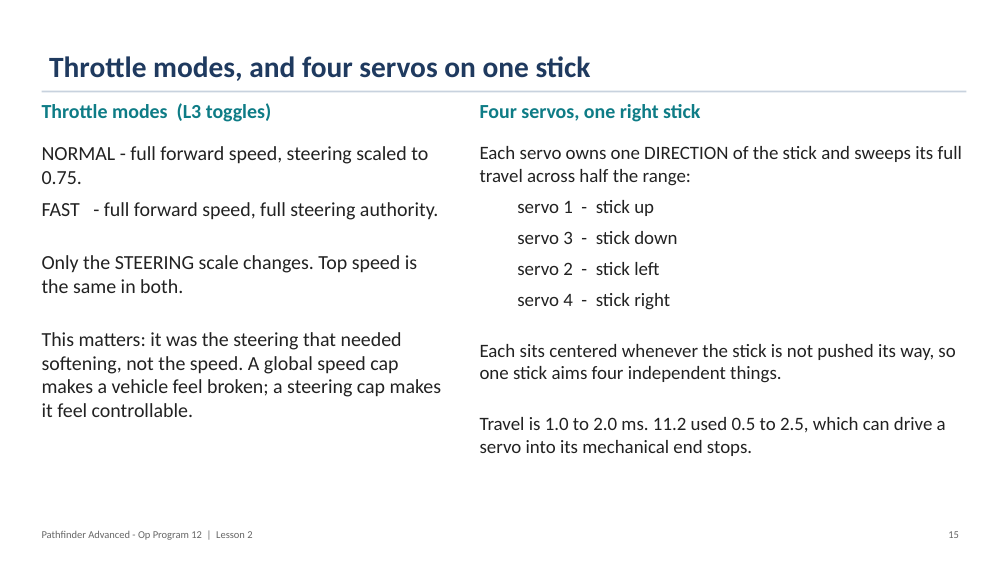
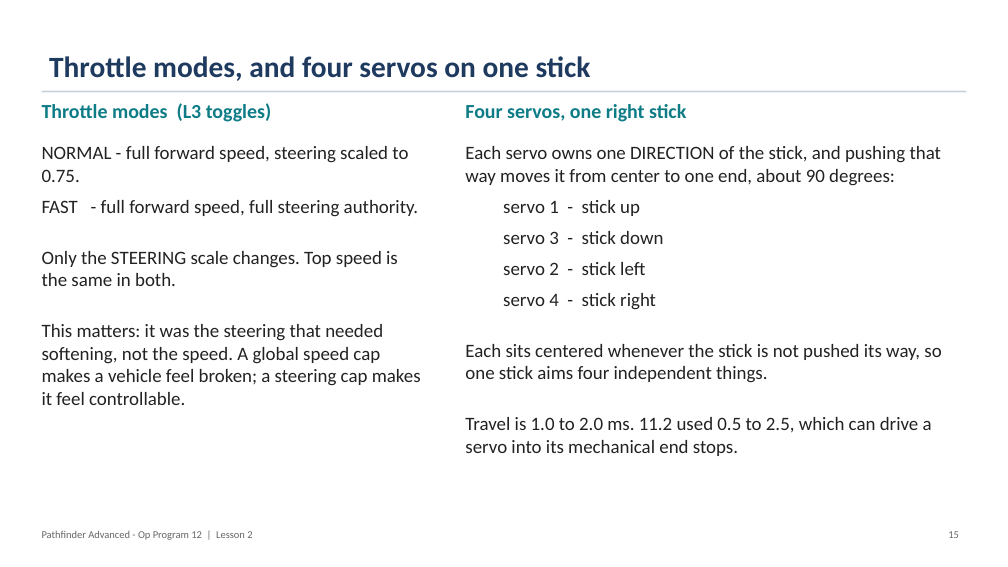
Before and after one commit to PorpoiseRobotics/porpoise-robotics, a slide deck: slide 15 of ground-vehicle/docs/courses/advanced/l2_motors_and_ramping.pptx. Drawn at 1008x567 pixels with LibreOffice and Linux fonts; fonts in the diff are those of the drawing. Boxes give left, top, right and bottom in pixels: in the first picture for what was removed or moved away, otherwise in the second. Text is boxed around its words. In the diff, an @@ line names an element or a change of style, - is before the commit and + after.

```diff
--- a/ground-vehicle/docs/courses/advanced/l2_motors_and_ramping.pptx
+++ b/ground-vehicle/docs/courses/advanced/l2_motors_and_ramping.pptx
@@ text "Four servos, one right stick": place and size @@
-text "Four servos, one right stick" at box(480, 104, 700, 122)
+text "Four servos, one right stick" at box(465, 104, 686, 122)
@@ text "NORMAL - full forward speed, ..." at box(42, 146, 421, 405): size 19 to 18 pt @@
@@ text at box(465, 146, 941, 186): text changed @@
-Each servo owns one DIRECTION of the stick and sweeps its full travel across half the range:
+Each servo owns one DIRECTION of the stick, and pushing that way moves it from center to one end, about 90 degrees:
@@ text "Each servo owns one DIRECTION ...": place and size @@
-text "Each servo owns one DIRECTION ..." at box(480, 146, 962, 456)
+text "Each servo owns one DIRECTION ..." at box(465, 146, 941, 456)
```
Also in this commit, not shown: 2 other files.
